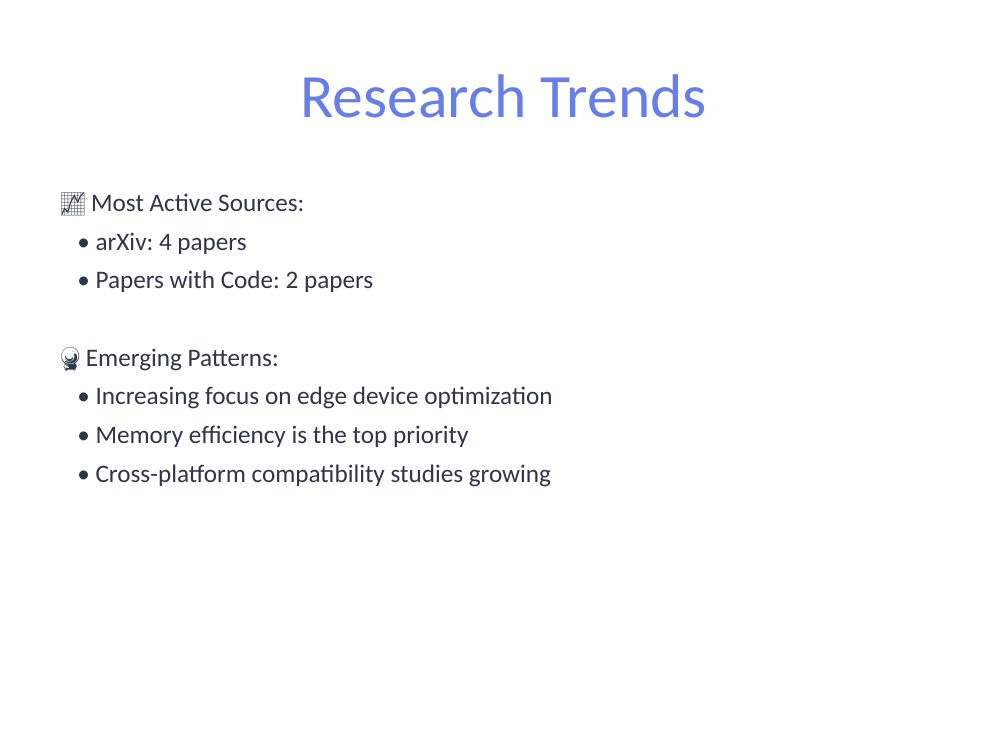
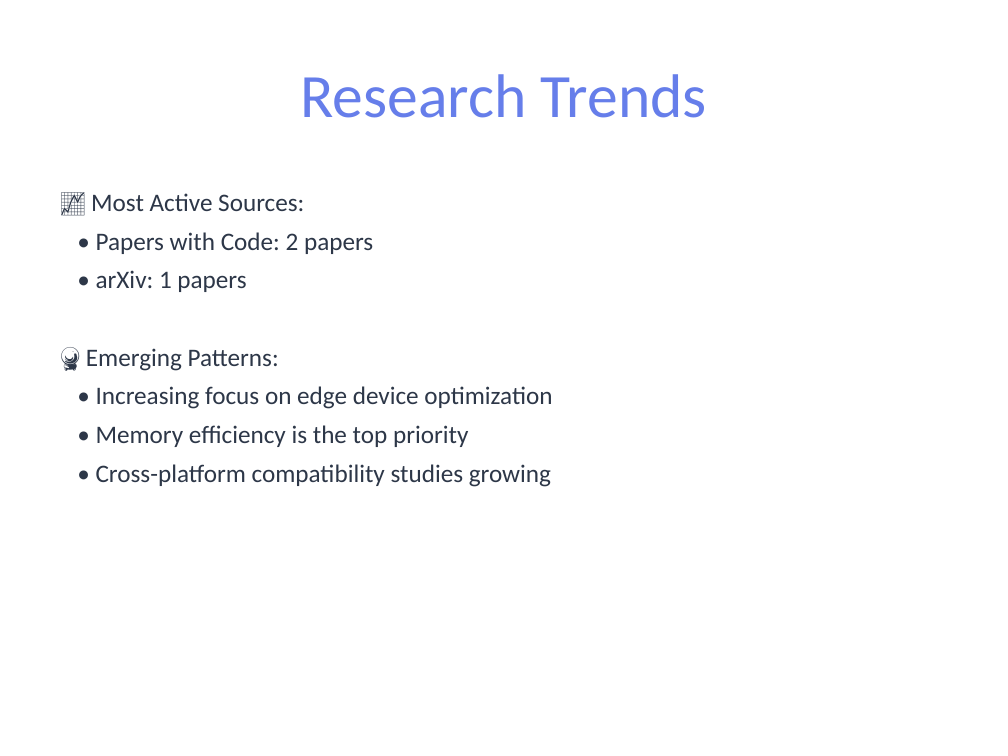
Before and after one commit to pbtsvinaysukhesh/dea-genai-agent, a slide deck: slide 7 of results/reports/report.pptx (slide 10 before the commit). Drawn at 1008x756 pixels with LibreOffice and Linux fonts; fonts in the diff are those of the drawing. Boxes give left, top, right and bottom in pixels: in the first picture for what was removed or moved away, otherwise in the second. Text is boxed around its words. In the diff, an @@ line names an element or a change of style, - is before the commit and + after.

```diff
--- a/results/reports/report.pptx
+++ b/results/reports/report.pptx
@@ text at (96, 232, 246, 254): paragraph removed @@
-• arXiv: 4 papers
@@ text at (96, 270, 246, 292): paragraph added @@
+• arXiv: 1 papers
```
Also in this commit, not shown: 7 other slides changed, 3 slides removed, 6 other files.
